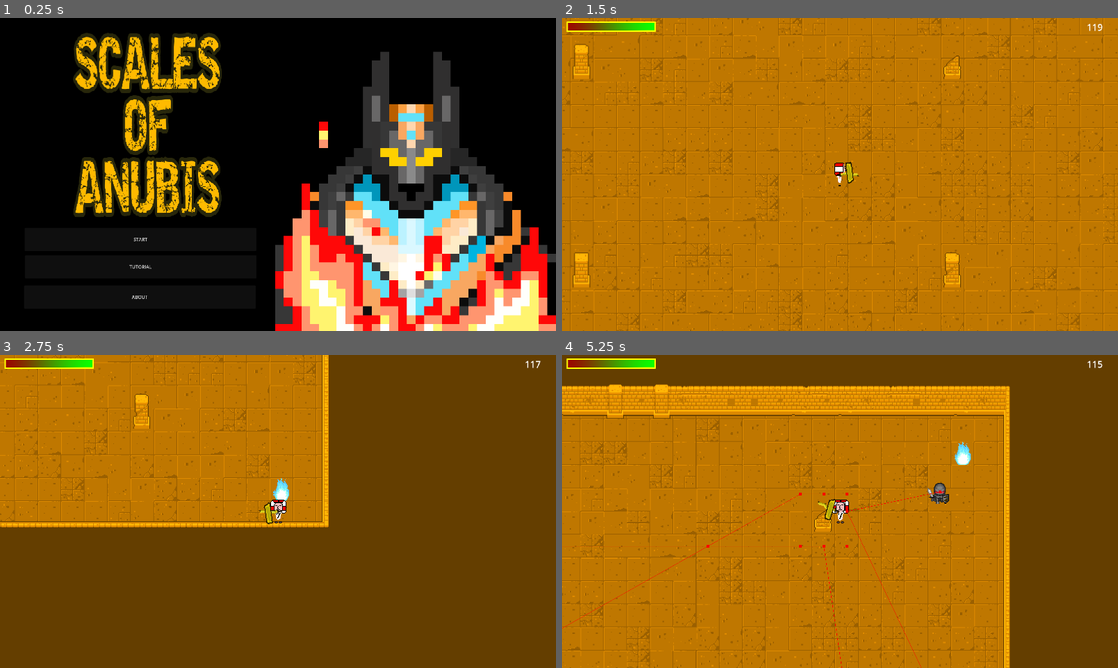
Above: before the commit, frames 1-4 (two rows, left to right).
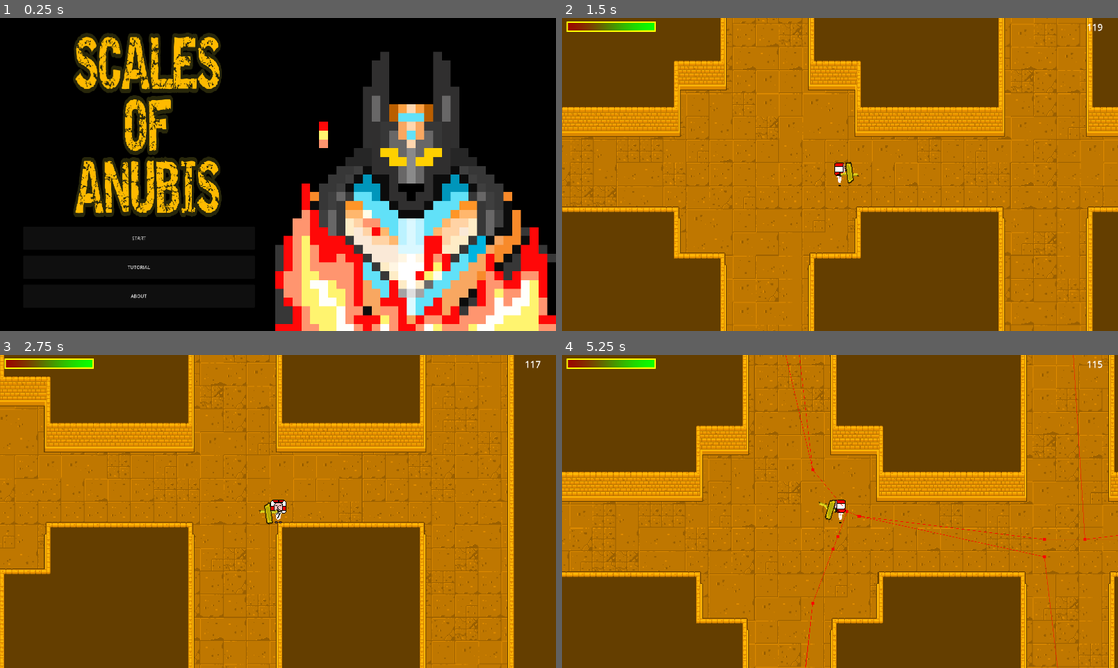
Above: after the commit, the same moments.

Repository: zstenger93/GitHub_Game_Off_2023
Game: Godot game, scene res://Scenes/intro.tscn
The game is run twice, just before and just after one commit, with the same random seed, the same clock (stepped at 60 frames per second) and the same inputs.
Inputs (mouse positions are in pixels of both pictures, inside the frame that each line leads up to):
- Up to frame 1 (0.25 s): no input
- Up to frame 2 (1.5 s): click "START" at 0.5 s; move the mouse to (962, 158) at 1.27 s; press the mouse at (962, 158) at 1.28 s; hold Right (move_right) from 1.28 s (still down)
- Up to frame 3 (2.75 s): move the mouse to (166, 527) at 2.02 s; release Right (move_right) at 2.03 s; release the mouse at (166, 527) at 2.03 s; hold S (move_down) from 2.03 s (still down); right-click (166, 527) at 2.1 s
- Up to frame 4 (5.25 s): move the mouse to (895, 442) at 2.77 s; release S (move_down) at 2.78 s; press the mouse at (895, 442) at 2.78 s; hold Right (move_right) 2.78-3.53 s; move the mouse to (812, 574) at 3.52 s; release the mouse at (812, 574) at 3.53 s; hold Up (move_up) 3.53-4.28 s; right-click (812, 574) at 3.6 s; move the mouse to (1006, 558) at 4.27 s; press the mouse at (1006, 558) at 4.28 s; hold A (move_left) from 4.28 s (still down); move the mouse to (673, 464) at 5.02 s; release the mouse at (673, 464) at 5.03 s; right-click (673, 464) at 5.1 s

The runs differ from the first frame. In frame 1, 0.1% of the frame differs, in the area x 22-28%, y 69-90%; in frame 2, 54%; in frame 3, 45%; in frame 4, 65%, in the area x 0-100%, y 0-100%.

Commit message:
Can Change Scenes Now

Diff:
--- a/Scales_Of_Anubis/Scenes/intro.tscn
+++ b/Scales_Of_Anubis/Scenes/intro.tscn
@@ -94,28 +94,28 @@
 
 [node name="Start" type="Button" parent="UI"]
 layout_mode = 0
-offset_left = 85.0
-offset_top = 724.0
-offset_right = 885.0
-offset_bottom = 804.0
+offset_left = 80.0
+offset_top = 720.0
+offset_right = 880.0
+offset_bottom = 800.0
 theme = SubResource("Theme_x65ny")
 action_mode = 0
 text = "START"
 
 [node name="Tutorial" type="Button" parent="UI"]
 layout_mode = 0
-offset_left = 86.0
-offset_top = 819.0
-offset_right = 886.0
-offset_bottom = 899.0
+offset_left = 80.0
+offset_top = 820.0
+offset_right = 880.0
+offset_bottom = 900.0
 text = "TUTORIAL"
 
 [node name="About" type="Button" parent="UI"]
 layout_mode = 0
-offset_left = 83.0
-offset_top = 923.0
-offset_right = 883.0
-offset_bottom = 1003.0
+offset_left = 80.0
+offset_top = 920.0
+offset_right = 880.0
+offset_bottom = 1000.0
 text = "ABOUT"
 
 [connection signal="pressed" from="UI/Start" to="." method="_on_start_pressed"]
--- a/Scales_Of_Anubis/Scripts/GlobalVariable.gd
+++ b/Scales_Of_Anubis/Scripts/GlobalVariable.gd
@@ -1,3 +1,3 @@
 extends Node
 
-var sceneGlobal : int = 0
+var sceneGlobal : int = 2
--- a/Scales_Of_Anubis/Scripts/Player.gd
+++ b/Scales_Of_Anubis/Scripts/Player.gd
@@ -22,14 +22,20 @@
 
 
 func changeSceneDeath():
-	var current_scene = get_parent().get_name()
-	print(current_scene)
-	get_tree().reload_current_scene()
+	GlobalVariable.sceneGlobal = GlobalVariable.sceneGlobal - 1
+	print(GlobalVariable.sceneGlobal)
+	if GlobalVariable.sceneGlobal == 2:
+		get_tree().change_scene_to_file("res://Scenes/second_level.tscn")
+	elif GlobalVariable.sceneGlobal == 1:
+		get_tree().change_scene_to_file("res://Scenes/first_level.tscn")
+	else:
+		GlobalVariable.sceneGlobal = 2
+		get_tree().change_scene_to_file("res://Scenes/intro.tscn")
 
 func take_damage(_damage):
 	health -= _damage
 	if health <= 0:
-		get_tree().reload_current_scene()
+		changeSceneDeath()
 	if _damage != shieldBlockValue:
 		sprite.modulate = Color.RED
 		await get_tree().create_timer(0.1).timeout
@@ -127,7 +133,6 @@
 
 
 func _physics_process(_delta):
-	print(GlobalVariable.sceneGlobal)
 	var speed = baseSpeed / size
 	var totalVelocity : float = sqrt(velocity.x * velocity.x + velocity.y * velocity.y)
 	health += passiveRegen / 60
--- a/Scales_Of_Anubis/Scripts/intro.gd
+++ b/Scales_Of_Anubis/Scripts/intro.gd
@@ -13,4 +13,4 @@
 	pass
 
 func _on_start_pressed():
-	get_tree().change_scene_to_file("res://Scenes/first_level.tscn")
+	get_tree().change_scene_to_file("res://Scenes/second_level.tscn")
